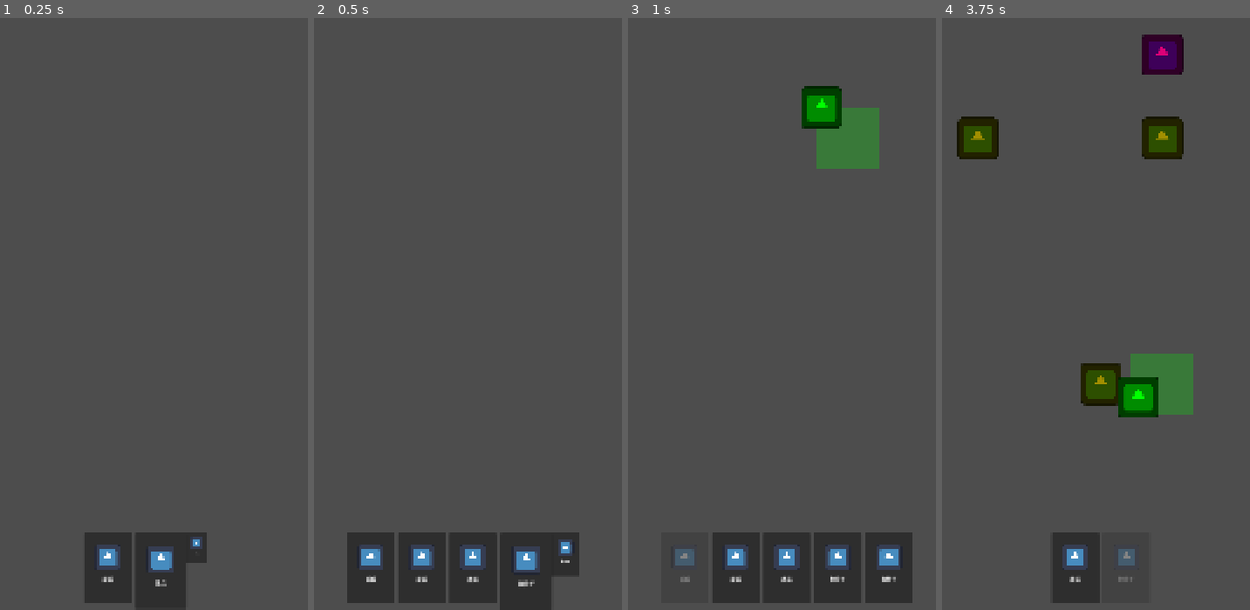
Above: before the commit, frames 1-4 (left to right).
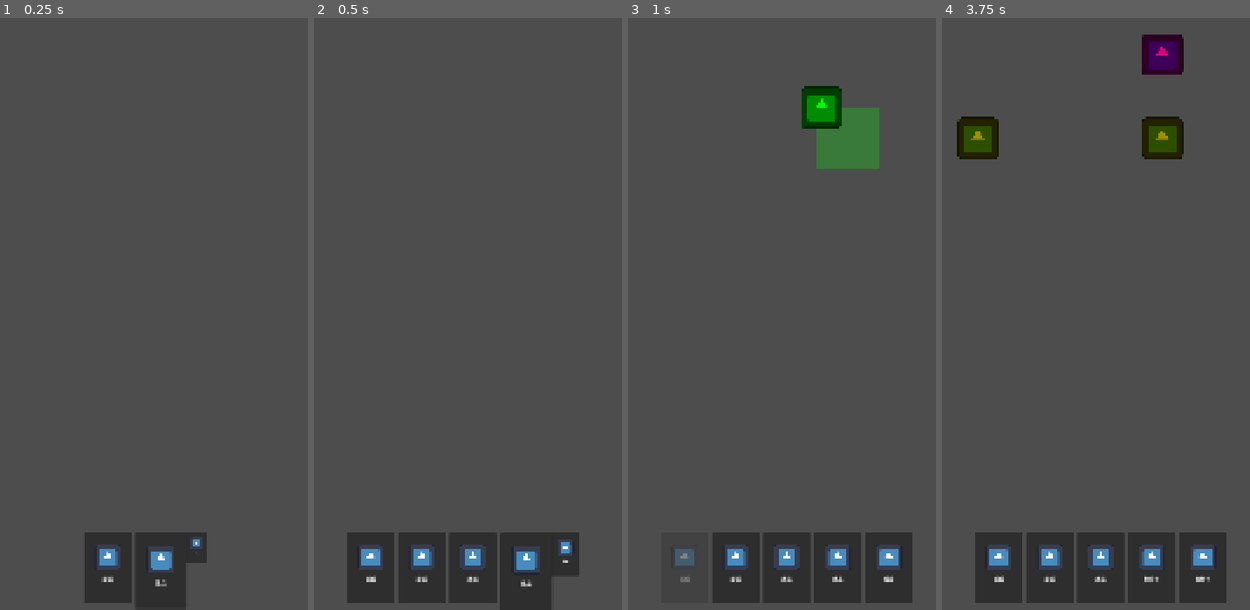
Above: after the commit, the same moments.

Repository: wzh954671682/Game
Game: Godot game, scene res://Scenes/BattleTest.tscn
Same seed, same stepped clock (60 frames per second), same inputs: the game is played once before the commit and once after it. The project has no main scene, so this scene is started directly. The engine's default icon, where the game draws it, is replaced by a stand-in: a white triangle on a blue panel in a dark square.
Inputs (mouse positions are in pixels of both pictures, inside the frame that each line leads up to):
- Up to frame 1 (0.25 s): no input
- Up to frame 2 (0.5 s): no input
- Up to frame 3 (1 s): tap Enter at 0.5 s; drag from (683, 568) to (822, 106) at 0.52 s
- Up to frame 4 (3.75 s): drag from (1025, 568) to (1083, 402) at 1.27 s; move the mouse to (1049, 568) at 2.02 s; click (1049, 568) at 2.17 s; tap Space at 2.75 s; drag from (1102, 568) to (997, 154) at 2.77 s; drag from (1126, 568) to (1163, 53) at 3.52 s

Frame 1 is identical in both runs. In frame 2, less than 0.1% of the frame differs, in the area x 66-84%, y 91-97%; in frame 3, less than 0.1%; in frame 4, 9.7%, in the area x 10-93%, y 56-99%.

Commit message:
Phase 9完成

Diff:
--- a/Scripts/Entities/Hero.gd
+++ b/Scripts/Entities/Hero.gd
@@ -3,16 +3,43 @@
 ## Hero entity placed on the 5x5 grid. Uses a RayCast2D aimed upward to
 ## detect and intercept enemies in the same column at 10 Hz.
 ## Call init_hero(data) after instantiation to configure from a template.
+##
+## Phase 9 — 英雄合成与星级进化系统 (Star-Up System):
+##   - can_star_up(card_id): checks same ID + star < 5
+##   - star_up(): increments star, scales stats by multiplier, plays tween
+##   - Each star adds +10% sprite scale (1.0 → 1.4 at 5★)
+##   - Recovers 20% max HP on synthesis
+##   - branch_path reserved for future A/B branching
 
+@export var hero_id: String = ""
+@export var current_star: int = 1
 @export var max_block_count: int = 1
 @export var attack_power: int = 10
 @export var attack_speed: float = 1.0  # attacks per second
+@export var max_health: int = 100
+@export var current_hp: int = 100
+
+var base_atk: int = 10
+var base_hp: int = 100
+var branch_path: String = ""
 
 var current_blocked_enemies: Array[Node2D] = []
 
 @onready var block_raycast: RayCast2D = $RayCast2D
+@onready var sprite_2d: Sprite2D = $Sprite2D
 
 const DETECT_INTERVAL: float = 0.1
+const STAR_MULTIPLIERS: Dictionary = {
+	1: 1.0,
+	2: 1.5,
+	3: 2.2,
+	4: 3.0,
+	5: 4.5,
+}
+const MAX_STAR: int = 5
+const STAR_SCALE_STEP: float = 0.1
+const SYNTHESIS_HP_RECOVERY: float = 0.2
+
 var _detect_accumulator: float = 0.0
 var _attack_cooldown: float = 0.0
 
@@ -35,10 +62,77 @@
 
 
 func init_hero(data: Dictionary) -> void:
+	hero_id = data.get("hero_id", "")
+	current_star = 1
 	max_block_count = data.get("block_count", 1)
-	attack_power = data.get("base_atk", 10)
+	base_atk = data.get("base_atk", 10)
+	base_hp = data.get("base_hp", 100)
 	attack_speed = 1.0
+	branch_path = ""
 
+	_apply_star_stats()
+	current_hp = max_health
+
+
+# ============================================================
+# Phase 9 — 合成星级进化系统
+# ============================================================
+
+func can_star_up(card_id: String) -> bool:
+	return hero_id == card_id and current_star < MAX_STAR
+
+
+func star_up() -> void:
+	if current_star >= MAX_STAR:
+		return
+
+	current_star += 1
+	_apply_star_stats()
+
+	# Recover 20% max HP
+	current_hp = mini(current_hp + int(ceil(max_health * SYNTHESIS_HP_RECOVERY)), max_health)
+
+	_play_evolution_tween()
+
+	print("[StarUp] %s 合成至 %d★ | ATK=%d HP=%d/%d | 缩放=%.1f" % [
+		hero_id, current_star, attack_power, current_hp, max_health,
+		_get_star_scale(),
+	])
+
+
+func get_star_label() -> String:
+	var stars: String = "★"
+	for _i: int in range(2, current_star + 1):
+		stars += "★"
+	return stars
+
+
+func _apply_star_stats() -> void:
+	var mult: float = STAR_MULTIPLIERS.get(current_star, 1.0)
+	attack_power = int(floor(base_atk * mult))
+	max_health = int(floor(base_hp * mult))
+
+
+func _get_star_scale() -> float:
+	return 1.0 + (current_star - 1) * STAR_SCALE_STEP
+
+
+func _play_evolution_tween() -> void:
+	if sprite_2d == null:
+		return
+
+	var target_scale: float = _get_star_scale()
+
+	var tween: Tween = create_tween()
+	tween.set_trans(Tween.TRANS_BACK)
+	tween.set_ease(Tween.EASE_OUT)
+	tween.tween_property(sprite_2d, "scale", Vector2.ONE * target_scale * 1.3, 0.12)
+	tween.tween_property(sprite_2d, "scale", Vector2.ONE * target_scale, 0.15)
+
+
+# ============================================================
+# Phase 5-6 — 拦截 / 攻击 / 清理 (unchanged)
+# ============================================================
 
 func try_intercept() -> void:
 	if current_blocked_enemies.size() >= max_block_count:
--- a/Scripts/Test/BattleTest.gd
+++ b/Scripts/Test/BattleTest.gd
@@ -22,7 +22,10 @@
 const HERO_DATA_PATH: String = "res://Data/heroes_progression.json"
 const SPAWN_INTERVAL_SEC: float = 3.0
 const SPAWN_OFFSET_ABOVE_SCREEN: float = -300.0
-const INITIAL_CARD_POOL: Array[String] = ["shielder_01", "shielder_01", "shielder_01", "gunner_01", "gunner_01"]
+const INITIAL_CARD_POOL: Array[String] = [
+	"shielder_01", "shielder_01", "shielder_01", "shielder_01", "shielder_01",
+	"gunner_01", "gunner_01", "gunner_01", "gunner_01", "gunner_01",
+]
 const FALLBACK_CARD_ID: String = "shielder_01"
 
 # Core systems
@@ -45,6 +48,7 @@
 var _ghost_sprite: Sprite2D = null
 var _highlight_grid_pos: Vector2i = Vector2i(-1, -1)
 var _highlight_valid: bool = false
+var _highlight_synthesis: bool = false
 
 
 # ============================================================
@@ -76,9 +80,25 @@
 
 	var grid_pos: Vector2i = GridManager.get_logic_pos(mouse_pos)
 	_highlight_grid_pos = grid_pos
-	_highlight_valid = not _placed_heroes.has(grid_pos)
-
-	_ghost_sprite.self_modulate = Color.GREEN if _highlight_valid else Color.RED
+
+	# Phase 9: synthesis detection — gold highlight when dragging same-ID card over hero
+	_highlight_synthesis = false
+	if _placed_heroes.has(grid_pos):
+		var existing: Node2D = _placed_heroes[grid_pos]
+		if existing.has_method("can_star_up") and existing.can_star_up(_active_drag_card.card_id):
+			_highlight_synthesis = true
+			_highlight_valid = false
+		else:
+			_highlight_valid = false
+	else:
+		_highlight_valid = true
+
+	if _highlight_synthesis:
+		_ghost_sprite.self_modulate = Color.GOLD
+	elif _highlight_valid:
+		_ghost_sprite.self_modulate = Color.GREEN
+	else:
+		_ghost_sprite.self_modulate = Color.RED
 	queue_redraw()
 
 
@@ -200,7 +220,13 @@
 	var cell_center: Vector2 = GridManager.get_screen_pos(_highlight_grid_pos)
 	var half: Vector2 = Vector2(95, 95)  # REF_CELL_SIZE / 2
 	var rect: Rect2 = Rect2(cell_center - half, half * 2)
-	var color: Color = Color.GREEN if _highlight_valid else Color.RED
+	var color: Color
+	if _highlight_synthesis:
+		color = Color.GOLD
+	elif _highlight_valid:
+		color = Color.GREEN
+	else:
+		color = Color.RED
 	color.a = 0.25
 	draw_rect(rect, color, true)
 	draw_rect(rect, color, false, 2.0)
@@ -218,6 +244,7 @@
 func _on_card_drag_ended(card_ui: Control, screen_pos: Vector2) -> void:
 	_ghost_sprite.visible = false
 	_highlight_grid_pos = Vector2i(-1, -1)
+	_highlight_synthesis = false
 	queue_redraw()
 
 	var vp_rect: Rect2 = get_viewport().get_visible_rect()
@@ -236,8 +263,19 @@
 	# Coordinate alignment: hand area → grid logic → screen position
 	var grid_pos: Vector2i = GridManager.get_logic_pos(screen_pos)
 
-	# Reject drops on occupied cells
+	# Phase 9: synthesis detection — same hero_id on occupied cell = star-up
 	if _placed_heroes.has(grid_pos):
+		var existing_hero: Node2D = _placed_heroes[grid_pos]
+		var same_id: bool = existing_hero.get("hero_id") == card_ui.card_id
+		var can_up: bool = existing_hero.has_method("can_star_up") and existing_hero.can_star_up(card_ui.card_id)
+
+		if same_id and can_up:
+			_synthesize_hero(existing_hero, card_ui)
+			_destroy_card(card_ui)
+			return
+		elif same_id:
+			print("[BattleTest] 星级已满: %s 已达5★, 无法继续合成" % card_ui.hero_name)
+
 		_cancel_deploy(card_ui)
 		return
 
@@ -250,12 +288,23 @@
 	_active_drag_card = null
 	_ghost_sprite.visible = false
 	_highlight_grid_pos = Vector2i(-1, -1)
+	_highlight_synthesis = false
 	queue_redraw()
 
 
 func _cancel_deploy(card_ui: Control) -> void:
 	_active_drag_card = null
+	_highlight_synthesis = false
 	card_ui.cancel_drag()
+
+
+func _synthesize_hero(hero: Node2D, card_ui: Control) -> void:
+	_active_drag_card = null
+	_highlight_synthesis = false
+
+	hero.star_up()
+
+	print("[BattleTest] 合成成功: %s → %d★ (%s)" % [card_ui.hero_name, hero.current_star, hero.get_star_label()])
 
 
 func _destroy_card(card_ui: Control) -> void:
@@ -377,7 +426,7 @@
 
 func _print_header() -> void:
 	print("=")
-	print("  Phase 8 — 交互与手牌系统 (Card Tray System)")
-	print("  CardTrayManager + CardUI 自管理拖拽 + Ghost/Highlight")
+	print("  Phase 9 — 英雄合成与星级进化系统 (Star-Up System)")
+	print("  拖拽同ID卡牌到已有英雄 = 合成升星 | 绿色=部署 金色=合成 红色=阻挡")
 	print("  分辨率: 1080x2160 | stretch=canvas_items/expand")
 	print("=")
--- a/project.godot
+++ b/project.godot
@@ -28,6 +28,8 @@
 
 window/size/viewport_width=1080
 window/size/viewport_height=2160
+window/size/window_width_override=540
+window/size/window_height_override=960
 window/stretch/mode="canvas_items"
 window/stretch/aspect="expand"
 
